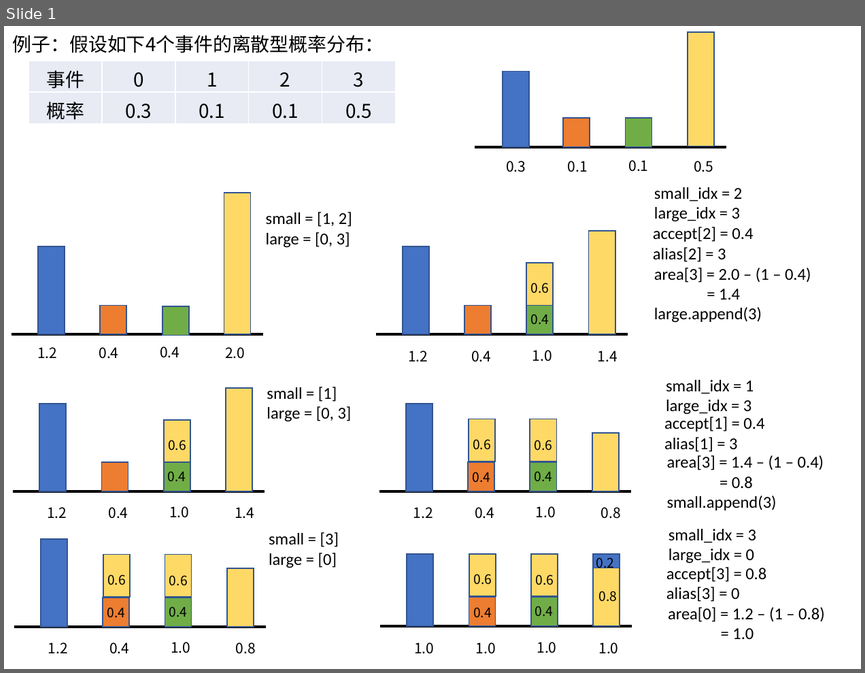
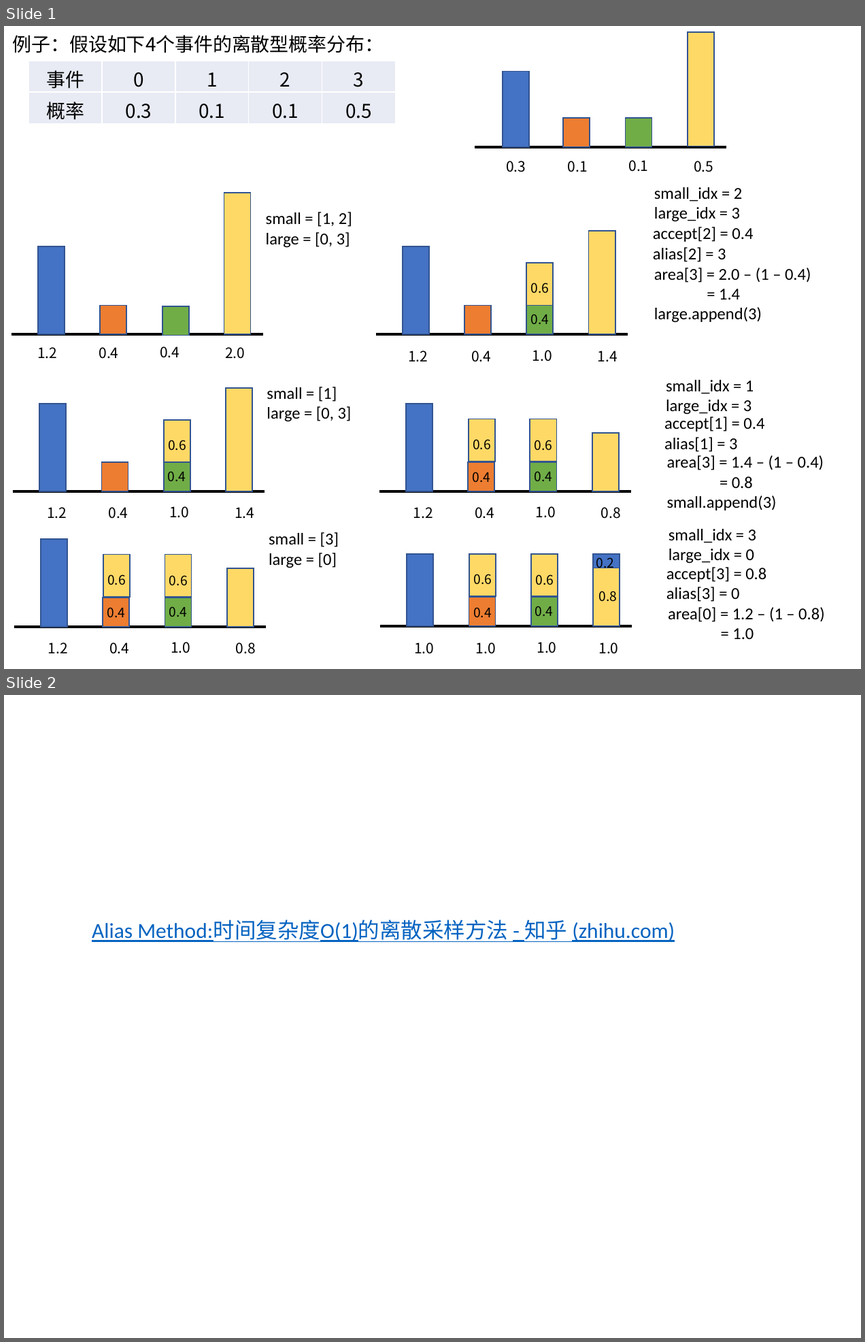
Before and after one commit to Tigerrr07/GNN-tiger, a slide deck: 3_LINE/Alias.pptx. Shown one above the other, each under a label of ours: slide 1 before the commit, slides 1 and 2 after it. The pictures are 865x673 and 865x1342 pixels, drawn with LibreOffice and Linux fonts; fonts in the diff are those of the drawing. Boxes give left, top, right and bottom in pixels: in the first picture for what was removed or moved away, otherwise in the second. Text is boxed around its words. In the diff, an @@ line names an element or a change of style, - is before the commit and + after.

```diff
--- a/3_LINE/Alias.pptx
+++ b/3_LINE/Alias.pptx
@@ slide 2 added at (x1=4, y1=695, x2=861, y2=1338), background #FFFFFF @@
@@ text added at (x1=92, y1=919, x2=674, y2=942), 18 pt, text #0563C1, underline @@
+Alias Method:时间复杂度O(1)的离散采样方法 - 知乎 (zhihu.com)
```
Also in this commit, not shown: 1 slide removed, 2 other files.
